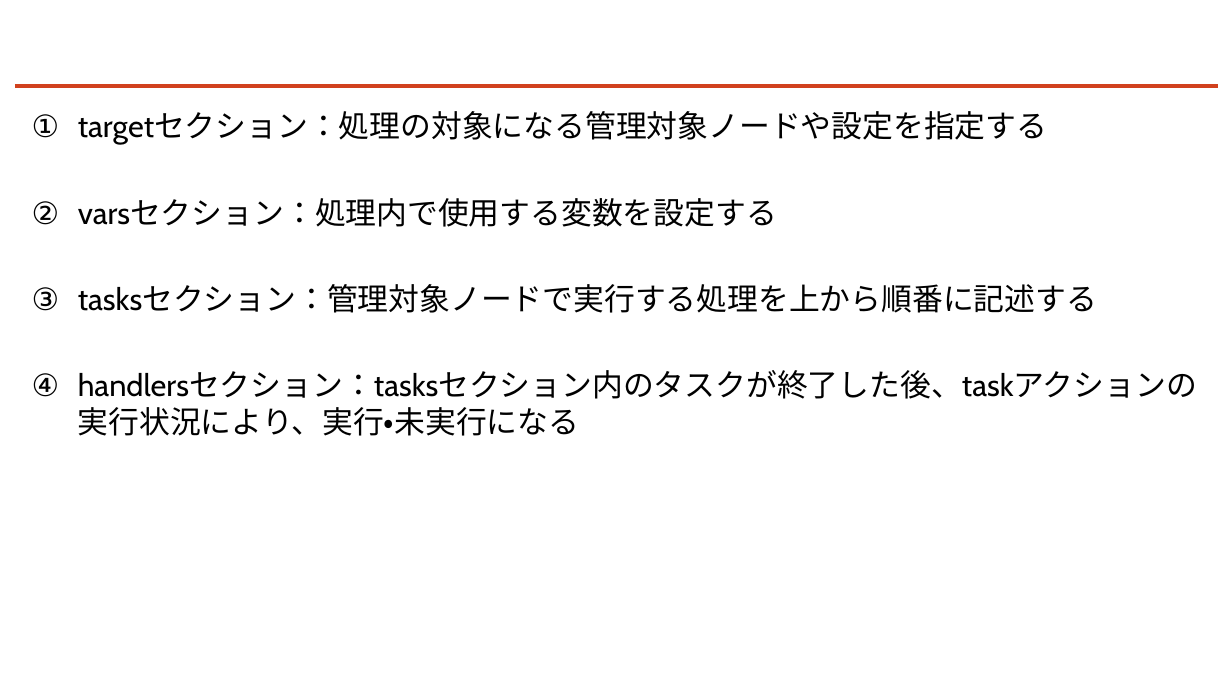
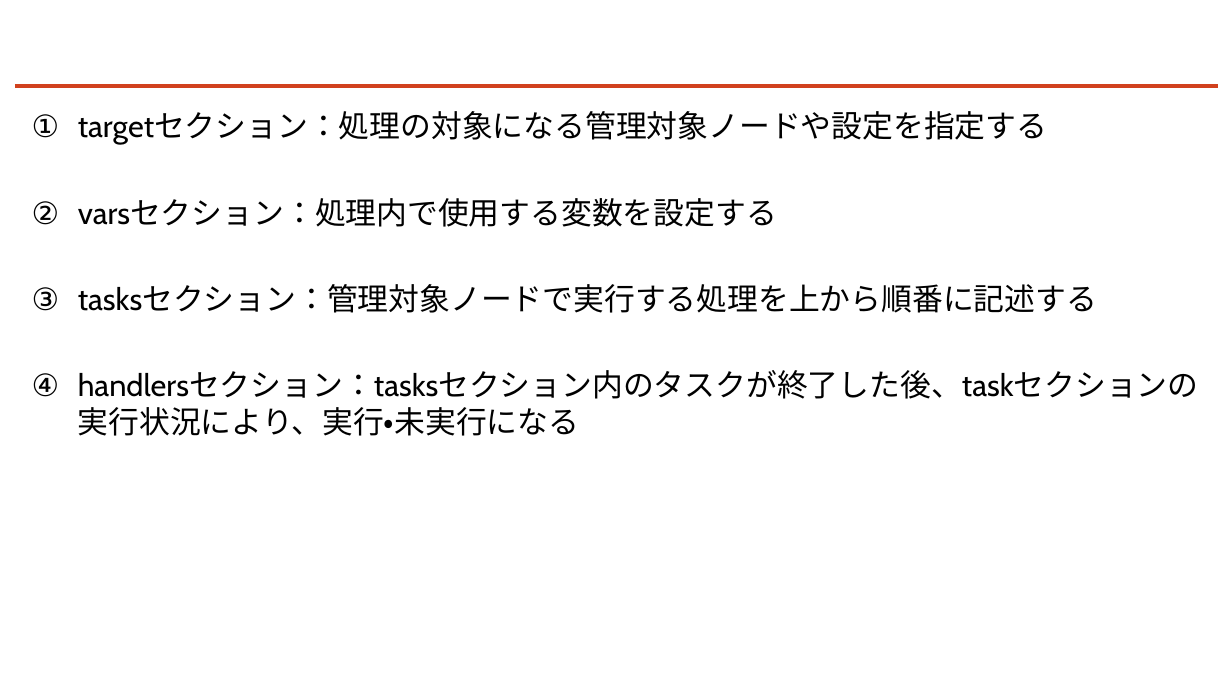
Before and after one commit to kohei-miyadai07/PresentationMaterials, a slide deck: slide 16 of 20240524/Ansibleについて知ろう.pptx. Drawn at 1232x693 pixels with LibreOffice and Linux fonts; fonts in the diff are those of the drawing; background and template pictures are left out. Boxes give left, top, right and bottom in pixels: in the first picture for what was removed or moved away, otherwise in the second. Text is boxed around its words. In the diff, an @@ line names an element or a change of style, - is before the commit and + after.

Commit message:
pro mod 20240515

```diff
--- a/20240524/Ansibleについて知ろう.pptx
+++ b/20240524/Ansibleについて知ろう.pptx
@@ text at (x1=78, y1=370, x2=1199, y2=436): text changed @@
-4. handlersセクション：tasksセクション内のタスクが終了した後、taskアクションの実行状況により、実行・未実行になる
+4. handlersセクション：tasksセクション内のタスクが終了した後、taskセクションの実行状況により、実行・未実行になる
```
Also in this commit, not shown: 1 other slide changed.
